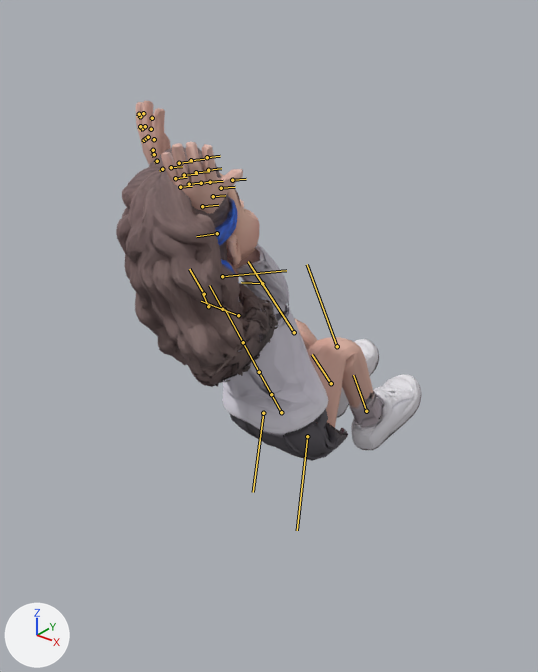
What one commit did to the glTF model assets/rigged/isabela/isabela_rigged.glb.
One viewpoint serves both versions: a 50 mm camera at (0.706, -0.911, 0.673) aimed at (-0.046, 0.029, 0.091). The lights are fixed; the arrows at lower left show +X, +Y and +Z. The picture after the commit comes second. Both versions are drawn at frame 12 of the action 'Hang'; the numbers are the values there. The bones that change, and the others that lie on the model, are drawn over the model as lines.

Objects in the first picture: 'bela_mesh'.
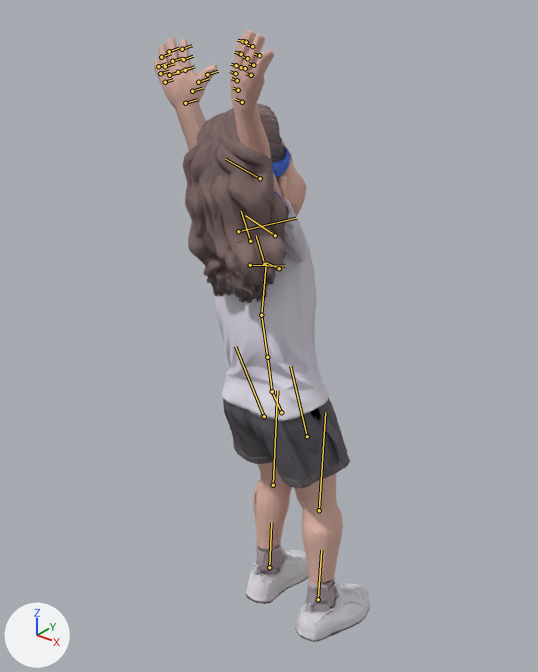
Where the change shows, as pixel boxes (x1, y1, x2, y2) in the pictures (538 x 672 px):
'bela_mesh', posed (29% narrower, 70% taller): before (116, 101, 422, 461); after (154, 29, 370, 642)
bone 'Hips', root to tip: before (281, 412) to (271, 394); after (281, 412) to (272, 391)
bone 'Spine', root to tip: before (271, 394) to (259, 372); after (272, 391) to (267, 357)
bone 'Spine2', root to tip: before (243, 342) to (224, 307); after (261, 315) to (266, 264)
bone 'Neck', root to tip: before (222, 309) to (209, 285); after (264, 264) to (256, 235)
bone 'LeftArm', root to tip: before (208, 306) to (202, 293); after (250, 265) to (285, 266)
bone 'LeftForeArm', root to tip: before (222, 276) to (286, 270); after (238, 231) to (296, 218)
bone 'RightArm', root to tip: before (238, 315) to (201, 301); after (279, 268) to (266, 262)
bone 'RightForeArm', root to tip: before (262, 283) to (241, 282); after (275, 235) to (245, 215)
bone 'LeftUpLeg', root to tip: before (263, 413) to (253, 492); after (264, 416) to (235, 346)
bone 'LeftLeg', root to tip: before (294, 332) to (248, 261); after (273, 485) to (277, 390)
bone 'RightUpLeg', root to tip: before (307, 436) to (297, 530); after (307, 436) to (290, 366)
bone 'RightLeg', root to tip: before (337, 346) to (307, 264); after (319, 510) to (325, 412)

The change in detail:
Bone 'Hips' (bone_hips) turns from (28, 0, 2) to (22, -1, 6) degrees about its own x, y and z.
Bone 'Spine' (bone_spine) turns from (0, 0, 0) to (-20, 2, 2) degrees about its own x, y and z.
Bone 'Spine2' (bone_spine2) turns from (0, 0, 0) to (-19, 1, -1) degrees about its own x, y and z.
Bone 'Neck' (bone_neck) turns from (0, 0, 0) to (29, -3, 1) degrees about its own x, y and z.
Bone 'LeftArm' (bone_leftarm) turns from (46, -71, -71) to (-28, 19, -95) degrees about its own x, y and z.
Bone 'LeftForeArm' (bone_leftforearm) turns from (-114, -4, -95) to (4, 16, 16) degrees about its own x, y and z.
Bone 'RightArm' (bone_rightarm) turns from (34, 56, 76) to (-33, -21, 96) degrees about its own x, y and z.
Bone 'RightForeArm' (bone_rightforearm) turns from (-78, -7, 73) to (6, -17, -16) degrees about its own x, y and z.
Bone 'LeftUpLeg' (bone_leftupleg) turns from (97, -51, 78) to (-4, 1, 1) degrees about its own x, y and z.
Bone 'LeftLeg' (bone_leftleg) turns from (-120, -81, -16) to (-25, 0, -5) degrees about its own x, y and z.
Bone 'RightUpLeg' (bone_rightupleg) turns from (129, -5, 20) to (-5, 1, -5) degrees about its own x, y and z.
Bone 'RightLeg' (bone_rightleg) turns from (-133, -20, 9) to (-24, -2, 2) degrees about its own x, y and z.
